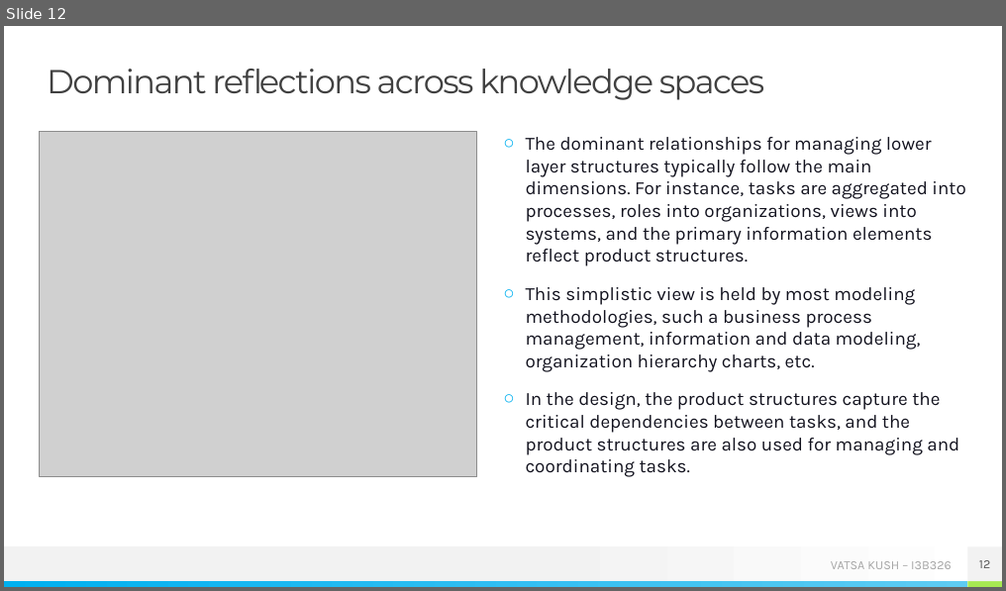
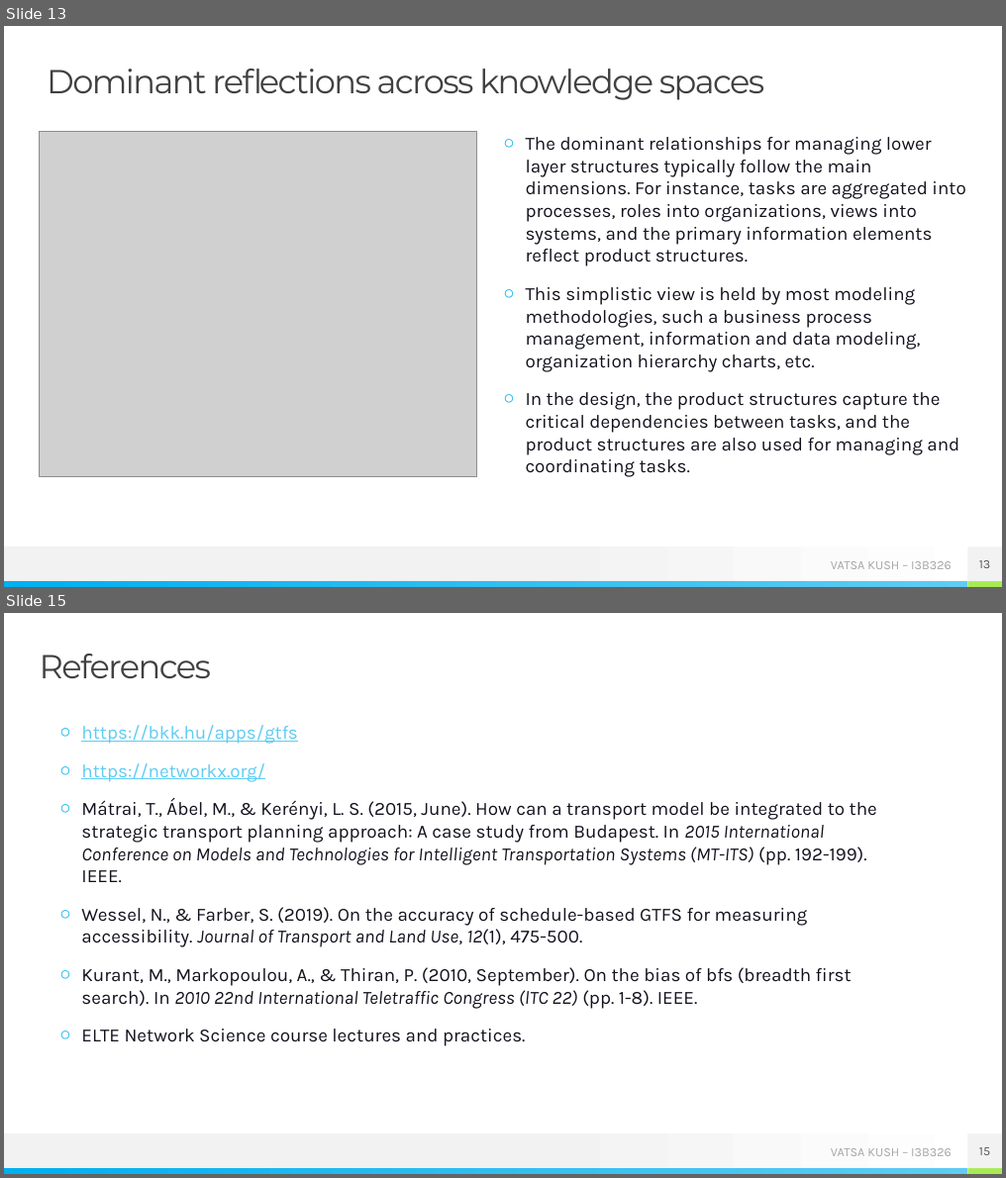
Before and after one commit to kushvatsa/ns_bkk_15, a slide deck: 15_I3B326_Vatsa_Kush.pptx. Shown one above the other, each under a label of ours: slide 12 before the commit, slides 13 and 15 after it; the slides between them are not shown. The pictures are 1006x591 and 1006x1178 pixels, drawn with LibreOffice and Linux fonts; fonts in the diff are those of the drawing; grey boxes stand for pictures. Boxes give left, top, right and bottom in pixels: in the first picture for what was removed or moved away, otherwise in the second. Text is boxed around its words. In the diff, an @@ line names an element or a change of style, - is before the commit and + after.

```diff
--- a/15_I3B326_Vatsa_Kush.pptx
+++ b/15_I3B326_Vatsa_Kush.pptx
@@ slide 15 added at bbox=[4, 613, 1002, 1174], background #FFFFFF; not listed: 4 template elements that a slide beside it also shows @@
@@ title added at bbox=[40, 654, 211, 678], 32 pt, text #404040 @@
+References
@@ text added at bbox=[81, 725, 877, 1047], 18 pt, text #12121E @@
+○ https://bkk.hu/apps/gtfs
+○ https://networkx.org/
+○ Mátrai, T., Ábel, M., & Kerényi, L. S. (2015, June). How can a transport model be integrated to the strategic transport planning approach: A case study from Budapest. In 2015 International Conference on Models and Technologies for Intelligent Transportation Systems (MT-ITS) (pp. 192-199). IEEE.
+○ Wessel, N., & Farber, S. (2019). On the accuracy of schedule-based GTFS for measuring accessibility. Journal of Transport and Land Use, 12(1), 475-500.
+○ Kurant, M., Markopoulou, A., & Thiran, P. (2010, September). On the bias of bfs (breadth first search). In 2010 22nd International Teletraffic Congress (lTC 22) (pp. 1-8). IEEE.
+○ ELTE Network Science course lectures and practices.
@@ page number added at bbox=[967, 1134, 1002, 1168], fill #F2F2F2, 12 pt, text #595959 @@
+15
@@ what was slide 12 is now slide 13 @@
```
Also in this commit, not shown: 5 slides changed, 5 other slides added, 5 slides removed, 9 other files.
